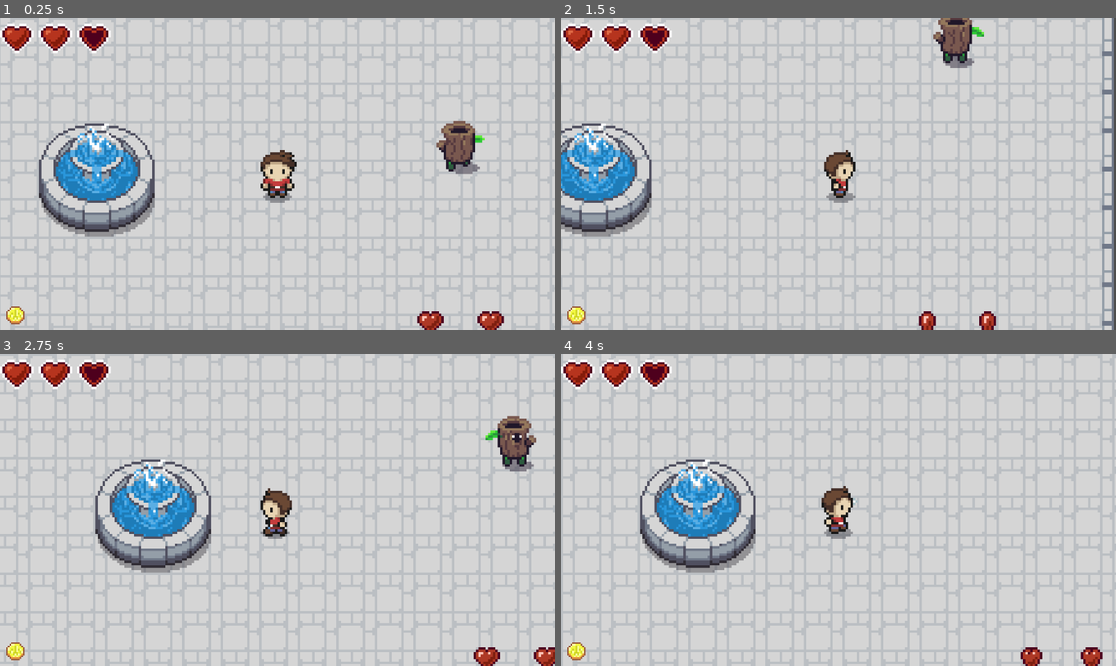
Above: before the commit, frames 1-4 (two rows, left to right).
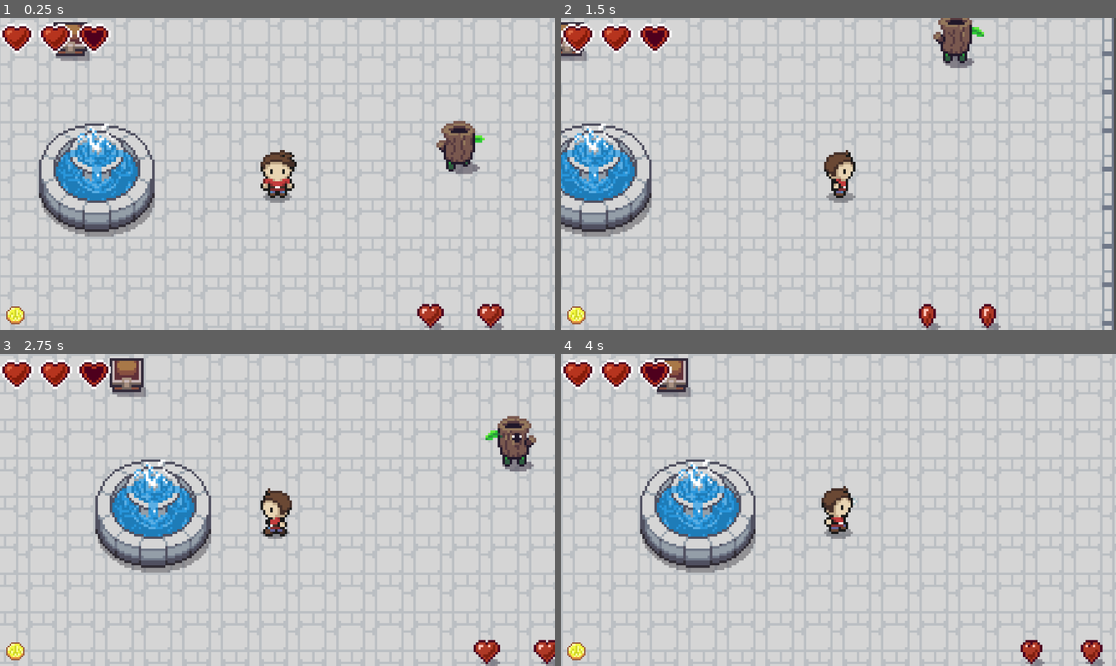
Above: after the commit, the same moments.

Repository: owenreal/game-design-1
Game: Godot game, scene res://td_world_1.tscn
Two runs of this game, one before a commit and one after it. Both use one fixed random seed, a clock stepped at 60 frames per second and the inputs below. The project has no main scene, so this scene is started directly.
Inputs (mouse positions are in pixels of both pictures, inside the frame that each line leads up to):
- Up to frame 1 (0.25 s): no input
- Up to frame 2 (1.5 s): tap Enter (ui_accept) at 0.5, 0.77 s; move the mouse to (960, 158) at 0.52 s; hold Right (ui_right) 0.53-1.25 s; tap Space (ui_select) at 0.6 s; click (960, 158) at 0.67 s; drag from (727, 189) to (927, 323) at 1.27 s
- Up to frame 3 (2.75 s): move the mouse to (333, 441) at 2.02 s; hold Left (ui_left) from 2.03 s (still down); tap I (zoom_cam_in) at 2.1 s; tap Space (ui_select) at 2.3 s
- Up to frame 4 (4 s): release Left (ui_left) at 2.75 s; drag from (810, 572) to (1110, 659) at 2.77 s; move the mouse to (1005, 556) at 3.52 s; hold Right (ui_right) from 3.53 s (still down); tap Space (ui_select) at 3.6 s; tap Enter (ui_accept) at 3.77 s

The runs differ from the first frame. In frame 1, 1.1% of the frame differs, in the area x 9-91%, y 1-100%; in frame 2, 0.7%; in frame 3, 1.3%, in the area x 19-100%, y 1-100%; in frame 4, 1.1%.

Commit message:
11/20 chest coding

Diff:
--- a/game-design-1/entities/items/base_item.gd
+++ b/game-design-1/entities/items/base_item.gd
@@ -1,15 +1,12 @@
 class_name BaseItem extends Node2D
 
 var value
+var bounce = true
 var flicker_state = false
 var flicker_start_time = 10.0
 var flicker_interval = 0.1
 var current_time = 0.0
 var time_to_despawn = 13.0
-
-@onready var aud_player = $AudioStreamPlayer2D
-@export var sound = ""
-var soundF = "res://.music." + self.sound + ".wav"
 
 func remove():
 	value = 0
@@ -34,3 +31,12 @@
 									< (flicker_interval / 2)
 	if current_time >= time_to_despawn:
 		remove()
+
+func _ready():
+	$AnimatedSprite2D.play()
+	if bounce:
+		var tween = get_tree().create_tween()
+		var bounce_height = Vector2(0, -3)
+		tween.set_trans(Tween.TRANS_BOUNCE)
+		tween.set_ease(Tween.EASE_OUT)
+		tween.tween_property($AnimatedSprite2D, "global_position", self.global_position + bounce_height, 0.1)
--- a/game-design-1/entities/items/mini_heart.gd
+++ b/game-design-1/entities/items/mini_heart.gd
@@ -4,7 +4,4 @@
 
 func interact(player):
 	player.pickup_health(value)
-	self.aud_player.stream = soundF
-	self.aud_player.play()
-	await self.aud_player.finished
 	remove()
--- /dev/null
+++ b/game-design-1/entities/objects/small_chest.gd
@@ -0,0 +1,52 @@
+extends Node2D
+
+# -1 is default value, enumerate duplicate items
+# edit contents in inspector
+@export var contents: Dictionary = {}
+var OPEN_STATE = false
+var regex = RegEx.new()
+
+func in_range(player) -> bool:
+	return player.data.state != player.STATES.DEAD and \
+		$StaticBody2D/Area2D.overlaps_body(player)
+
+func interact(player):
+	if not OPEN_STATE:
+		open_chest(player)
+
+func open_chest(player):
+	OPEN_STATE = true
+	$Sprite2D.frame = 1
+	for item in contents.keys():
+		drop_item(item, contents[item], player)
+		await get_tree().create_timer(0.5).timeout
+	contents = {}
+
+func bounce_towards_player(item, player):
+	var direction = (player.global_position - global_position).normalized()
+	var BOUNCE_DISTANCE = 50.0
+	var bounce_path = direction * BOUNCE_DISTANCE + \
+					Vector2(randf_range(-10.0, 10.0), randf_range(-10.0, 10.0))
+	var tween = get_tree().create_tween()
+	tween.set_trans(Tween.TRANS_BOUNCE)
+	tween.set_ease(Tween.EASE_OUT)
+	tween.tween_property(item, "global_position", item.global_position + bounce_path, 0.5)
+	tween.play()
+	await tween.finished
+
+func drop_item(item_name, value, player):
+	var scene_name = "res://assets/entities/items/%s.tscn" % regex.sub(item_name, "")
+	var item_scene = load(scene_name)
+	var item = item_scene.instantiate()
+	item.bounce = false
+	if value != -1: item.value = value
+	item.global_position = self.global_position
+	get_tree().current_scene.add_child(item)
+	bounce_towards_player(item, player)
+
+func _ready():
+	regex.compile("[0-9]")
+	pass
+
+func _process(_delta):
+	pass
--- /dev/null
+++ b/game-design-1/entities/objects/small_chest.tscn
@@ -0,0 +1,31 @@
+[gd_scene load_steps=5 format=3 uid="uid://cg1tiwvxijrl1"]
+
+[ext_resource type="Script" path="res://entities/objects/small_chest.gd" id="1_cypec"]
+[ext_resource type="Texture2D" uid="uid://bxuh7auahixol" path="res://Assets/Sprites/zelda_like/objects.png" id="1_m7y58"]
+
+[sub_resource type="CircleShape2D" id="CircleShape2D_2oefl"]
+radius = 14.0
+
+[sub_resource type="RectangleShape2D" id="RectangleShape2D_7ojpr"]
+size = Vector2(14, 14)
+
+[node name="SmallChest" type="Node2D" groups=["Interactable"]]
+script = ExtResource("1_cypec")
+
+[node name="Sprite2D" type="Sprite2D" parent="."]
+texture = ExtResource("1_m7y58")
+hframes = 33
+vframes = 20
+
+[node name="StaticBody2D" type="StaticBody2D" parent="."]
+
+[node name="Area2D" type="Area2D" parent="StaticBody2D"]
+
+[node name="CollisionShape2D" type="CollisionShape2D" parent="StaticBody2D/Area2D"]
+position = Vector2(-1, -1)
+shape = SubResource("CircleShape2D_2oefl")
+
+[node name="CollisionShape2D" type="CollisionShape2D" parent="StaticBody2D"]
+position = Vector2(-1, -1)
+shape = SubResource("RectangleShape2D_7ojpr")
+debug_color = Color(0.814983, 0.393341, 0.293337, 0.42)
--- a/game-design-1/td_player.gd
+++ b/game-design-1/td_player.gd
@@ -136,6 +136,13 @@
 			charge_start_time = 0
 			data.state = STATES.CHARGING
 
+		if Input.is_action_just_pressed("ui_select"):
+			for entity in get_tree().get_nodes_in_group("Interactable"):
+				if entity.in_range(self):
+					entity.interact(self)
+					data.state = STATES.IDLE
+					return
+
 		charge_start_time += delta
 		if Input.is_action_just_released("ui_accept"):
 			if charge_start_time >= charge_time and data.state == STATES.CHARGING:
--- a/game-design-1/td_world_1.tscn
+++ b/game-design-1/td_world_1.tscn
@@ -7,6 +7,7 @@
 [ext_resource type="PackedScene" uid="uid://c446pga3g2oxs" path="res://td_enemy.tscn" id="5_ht5q4"]
 [ext_resource type="AudioStream" uid="uid://c1i82inufo4qd" path="res://Assets/sounds/music/overworld.mp3" id="6_rwd67"]
 [ext_resource type="PackedScene" uid="uid://ver8swyf3bfa" path="res://change_lvl.tscn" id="7_glabp"]
+[ext_resource type="PackedScene" uid="uid://cg1tiwvxijrl1" path="res://entities/objects/small_chest.tscn" id="8_1q74v"]
 
 [node name="td_world1" type="Node2D"]
 
@@ -70,4 +71,11 @@
 visible = false
 position = Vector2(-1, 63)
 
+[node name="SmallChest" parent="." instance=ExtResource("8_1q74v")]
+position = Vector2(-82, -66)
+contents = {
+"mini_coin": 10,
+"mini_heart": 5
+}
+
 [editable path="change_lvl"]
Not shown: 1 places in game-design-1/td_world_1.tscn that only renumber resources
